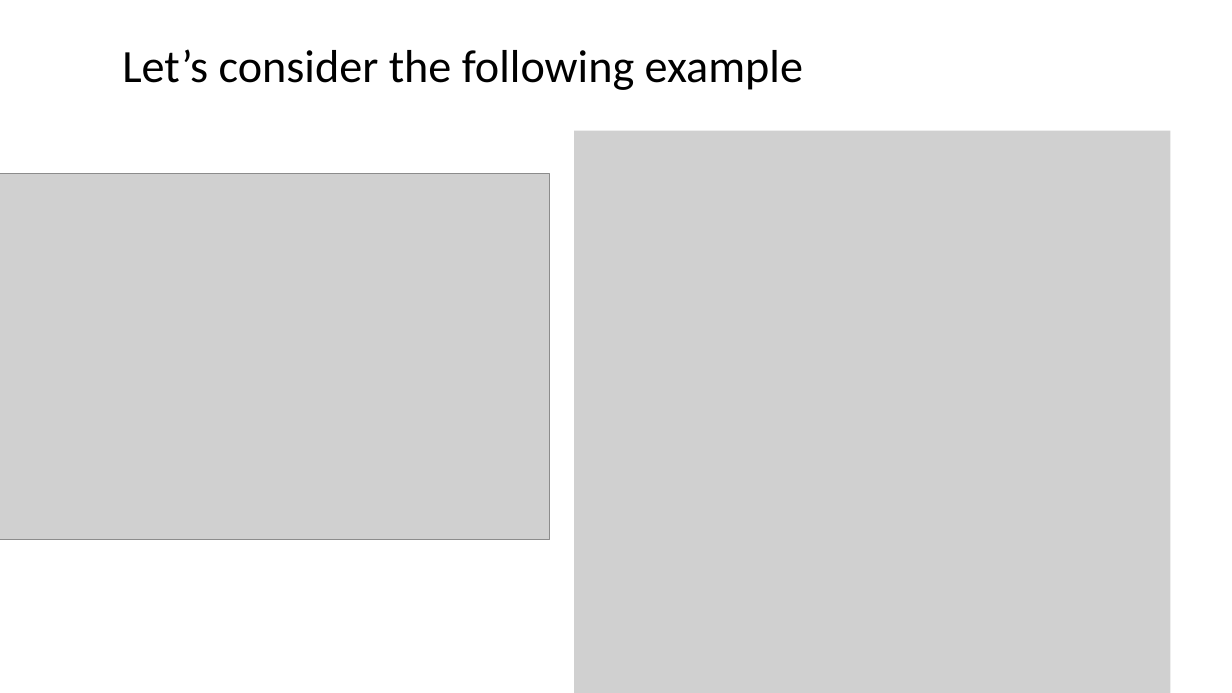
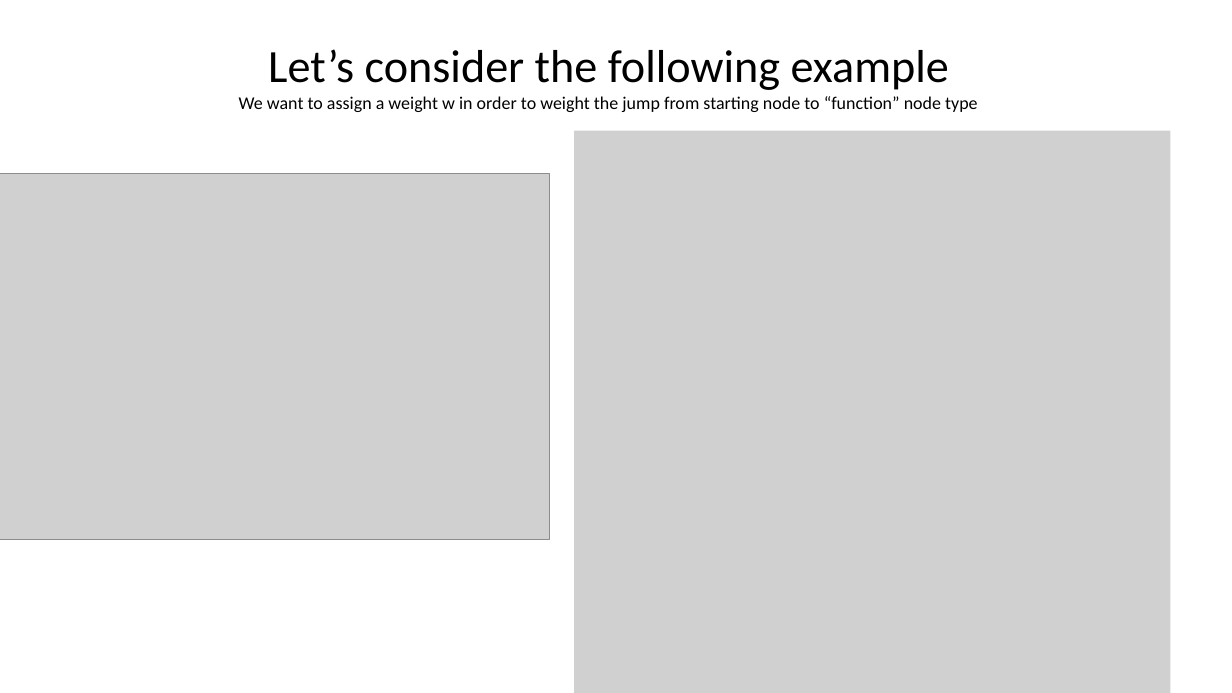
Before and after one commit to freh-g/knowalk, a slide deck: slide 3 of KnowledgeWalking.pptx. Drawn at 1232x693 pixels with LibreOffice and Linux fonts; fonts in the diff are those of the drawing; grey boxes stand for pictures. Boxes give left, top, right and bottom in pixels: in the first picture for what was removed or moved away, otherwise in the second. Text is boxed around its words. In the diff, an @@ line names an element or a change of style, - is before the commit and + after.

Commit message:
modified presentation

```diff
--- a/KnowledgeWalking.pptx
+++ b/KnowledgeWalking.pptx
@@ text at (x1=268, y1=49, x2=949, y2=90): alignment left to centre @@
@@ text at (x1=239, y1=96, x2=978, y2=112): paragraph added @@
+We want to assign a weight w in order to weight the jump from starting node to “function” node type
```
